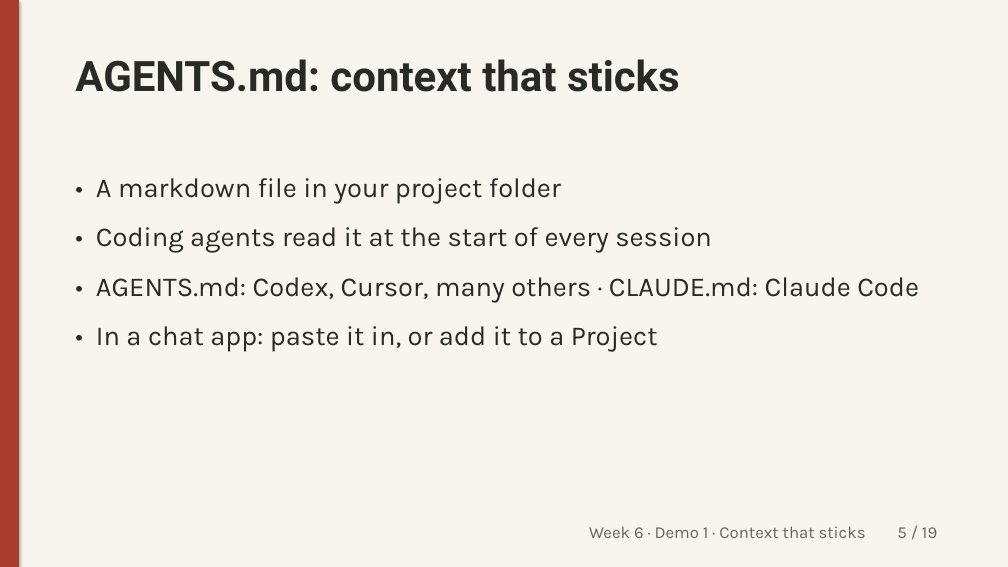
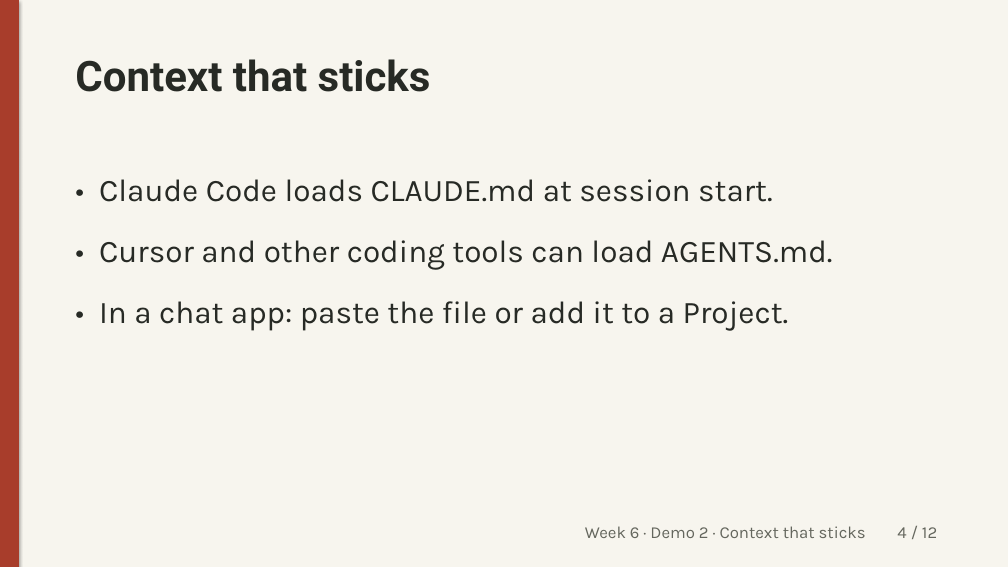
Before and after one commit to unforcedagi/learn-vibe-build-deck, a slide deck: slide 4 of lessons/week-6/_src/week6-lecture.pptx (slide 5 before the commit). Drawn at 1008x567 pixels with LibreOffice and Linux fonts; fonts in the diff are those of the drawing. Boxes give left, top, right and bottom in pixels: in the first picture for what was removed or moved away, otherwise in the second. Text is boxed around its words. In the diff, an @@ line names an element or a change of style, - is before the commit and + after.

Commit message:
Week 6 foundation: copy lesson, light context file, get online; no live connector or pair exercise

```diff
--- a/lessons/week-6/_src/week6-lecture.pptx
+++ b/lessons/week-6/_src/week6-lecture.pptx
@@ text at box(75, 59, 431, 92): text changed @@
-AGENTS.md: context that sticks
+Context that sticks
@@ text at box(99, 179, 833, 331): text changed; size 26 to 30 pt @@
-• A markdown file in your project folder
-• Coding agents read it at the start of every session
-• AGENTS.md: Codex, Cursor, many others · CLAUDE.md: Claude Code
-• In a chat app: paste it in, or add it to a Project
+• Claude Code loads CLAUDE.md at session start.
+• Cursor and other coding tools can load AGENTS.md.
+• In a chat app: paste the file or add it to a Project.
@@ text at box(585, 526, 937, 538): text changed @@
-Week 6 · Demo 1 · Context that sticks 5 / 19
+Week 6 · Demo 2 · Context that sticks 4 / 12
```
Also in this commit, not shown: 10 other slides changed, 1 slide added, 8 slides removed, 16 other files.
